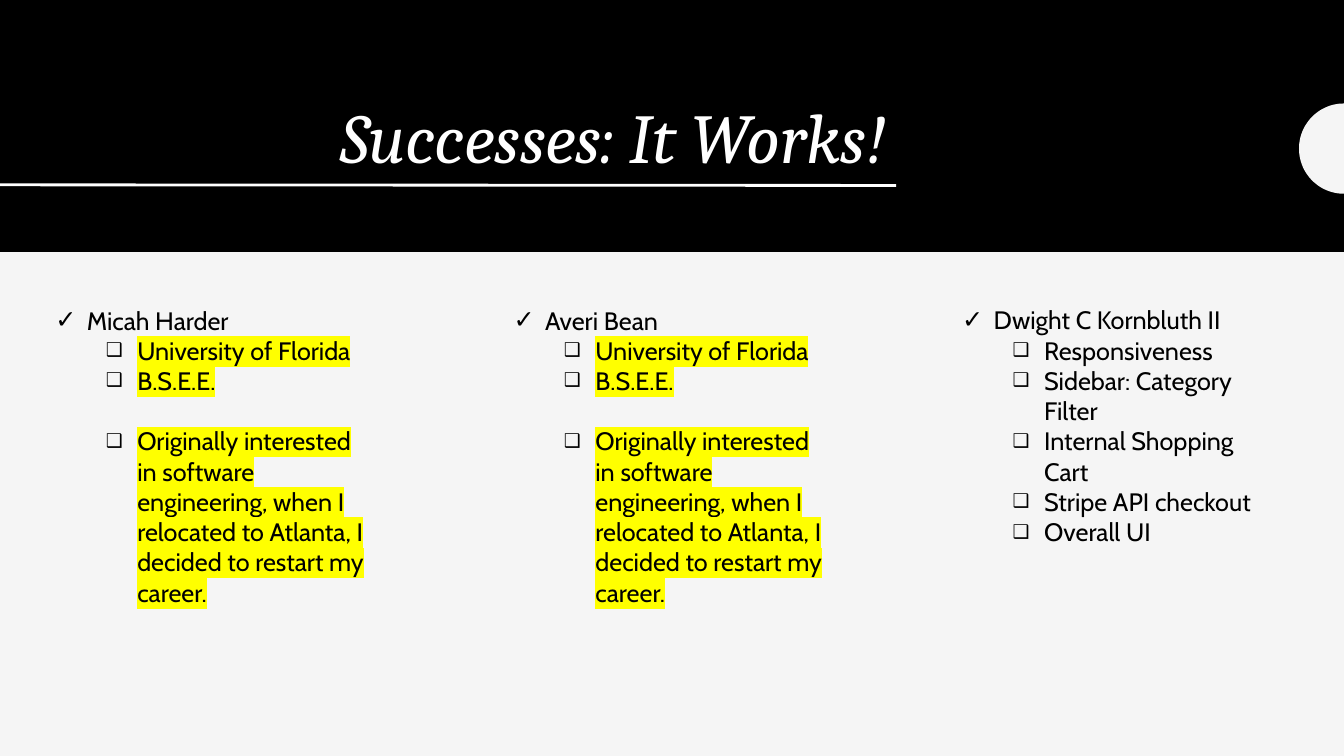
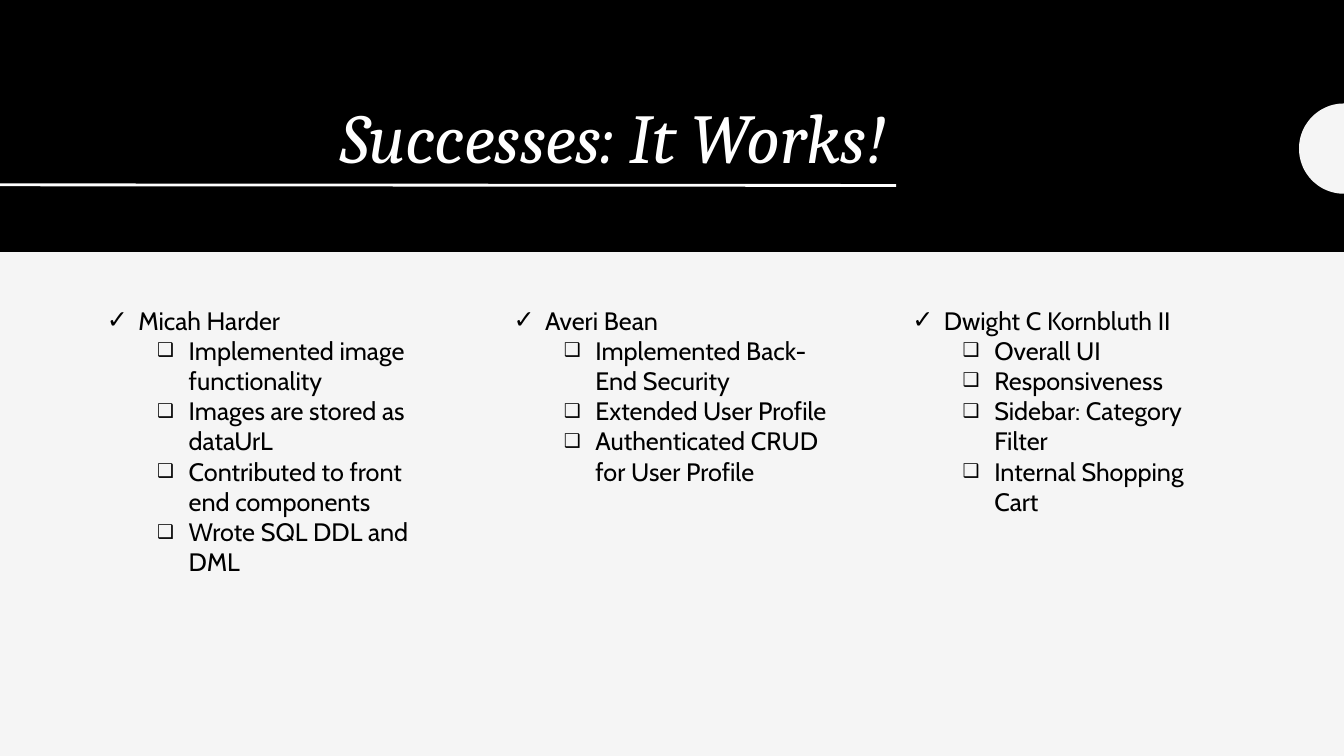
Before and after one commit to AveriBean/MAD-Collections, a slide deck: slide 6 of MADCollective.pptx. Drawn at 1344x756 pixels with LibreOffice and Linux fonts; fonts in the diff are those of the drawing. Boxes give left, top, right and bottom in pixels: in the first picture for what was removed or moved away, otherwise in the second. Text is boxed around its words. In the diff, an @@ line names an element or a change of style, - is before the commit and + after.

```diff
--- a/MADCollective.pptx
+++ b/MADCollective.pptx
@@ text "Micah Harder": place and size @@
-text "Micah Harder" at (87,311,363,603)
+text "Micah Harder" at (138,311,408,571)
@@ text "Dwight C Kornbluth II": place and size @@
-text "Dwight C Kornbluth II" at (994,310,1251,542)
+text "Dwight C Kornbluth II" at (944,311,1184,512)
@@ text at (189,341,408,571): text changed @@
-  ❑ University of Florida
-  ❑ B.S.E.E.
-  ❑ Originally interested in software engineering, when I relocated to Atlanta, I decided to restart my career.
+  ❑ Implemented image functionality
+  ❑ Images are stored as dataUrL
+  ❑ Contributed to front end components
+  ❑ Wrote SQL DDL and DML
@@ text at (595,341,826,482): text changed @@
-  ❑ University of Florida
-  ❑ B.S.E.E.
-  ❑ Originally interested in software engineering, when I relocated to Atlanta, I decided to restart my career.
+  ❑ Implemented Back-End Security
+  ❑ Extended User Profile
+  ❑ Authenticated CRUD for User Profile
@@ text at (994,341,1101,361): paragraph added @@
+  ❑ Overall UI
@@ text at (1044,492,1251,542): paragraphs removed @@
-  ❑ Stripe API checkout
-  ❑ Overall UI
```
Also in this commit, not shown: 4 other slides changed, 17 other files.
